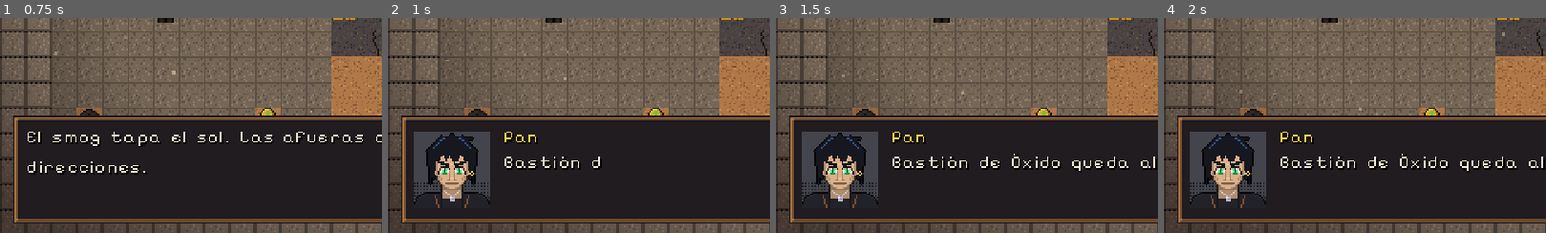
Above: before the commit, frames 1-4 (left to right).
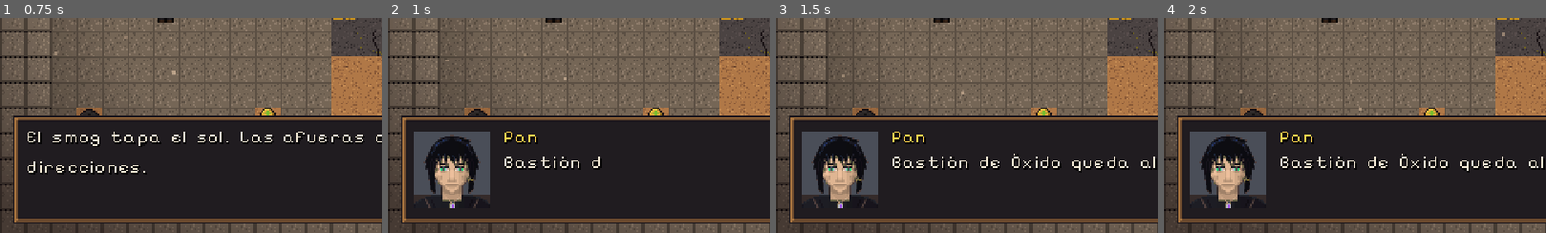
Above: after the commit, the same moments.

Repository: Darg6/Pan
Game: Godot game, scene res://escenas/mapas/superficie.tscn
The game is run twice, just before and just after one commit, with the same random seed, the same clock (stepped at 60 frames per second) and the same inputs. This scene is started directly instead of the project's main scene. The engine's default icon, where the game draws it, is replaced by a stand-in: a white triangle on a blue panel in a dark square.
Inputs (mouse positions are % of the whole screen's width and height, from its top left):
- Up to frame 1 (0.75 s): tap Enter (ui_accept) at 0.5 s; move the mouse to (72, 45) at 0.52 s; hold D (mover_derecha) from 0.53 s (still down); hold E (interactuar) from 0.53 s (still down); click (72, 45) at 0.67 s
- Up to frame 2 (1 s): keep holding D (mover_derecha); keep holding E (interactuar); tap Enter (ui_accept) at 0.77 s
- Up to frame 3 (1.5 s): release D (mover_derecha) at 1.25 s; release E (interactuar) at 1.25 s; drag from (30, 55) to (45, 70) at 1.27 s
- Up to frame 4 (2 s): no input
The pictures show only the part of the screen within x 0-50%, y 50-100%; the shares and areas given below are measured in that part.

Frame 1 is identical in both runs. In frame 2, 1.7% of the frame differs, in the area x 6-27%, y 53-89%; in frame 3, 1.7%; in frame 4, 1.7%.

Commit message:
Caras HD de Pan, Diego y Danitza y fondos de batalla por lugar
- Retratos de Pan, Diego y Danitza dibujados en alta resolución con los
  rasgos de la descripción y reducidos a 48x48 con su propia paleta.
- Hojas de concepto con la versión HD de cada uno.
- Fondos de combate por capas para páramo, pastizal y chatarra: cielo,
  nubes que pasan, montañas, ruinas con chimeneas y suelo.
- Humo que sale de las chimeneas y polvo con viento en el pastizal.
- Cada zona de encuentro elige su fondo; el Recluta pelea en la chatarra.

Co-Authored-By: Claude Opus 5.5 <noreply@anthropic.com>
Claude-Session: https://claude.ai/code/session_015aRzpBWUr9Mgv2SkqPpeP2

Diff:
--- /dev/null
+++ b/arte/fondos/fondos.json
@@ -0,0 +1,33 @@
+{
+	"paramo": {
+		"humo": [
+			[
+				179,
+				42
+			],
+			[
+				193,
+				54
+			],
+			[
+				407,
+				36
+			]
+		]
+	},
+	"pastizal": {
+		"humo": []
+	},
+	"chatarra": {
+		"humo": [
+			[
+				433,
+				52
+			],
+			[
+				255,
+				46
+			]
+		]
+	}
+}
--- a/datos/huellas.json
+++ b/datos/huellas.json
@@ -6,16 +6,16 @@
  "res://escenas/combate.tscn": "a3c4927690c1cffc720369d619bc944c",
  "res://escenas/intro.tscn": "19946f7eac0b2f05e0f04f7fe9f00f03",
  "res://escenas/mapas/refugio_cero.tscn": "c375e67a8fb662f250a7f1753ddd6e54",
- "res://escenas/mapas/superficie.tscn": "339a9aa7dc32d37438f06444fd6313a1",
+ "res://escenas/mapas/superficie.tscn": "fe37892b7f900b89769b4541e4883ae8",
  "res://escenas/pan.tscn": "445975d5b2a04298c6283ac95716b759",
  "res://escenas/titulo.tscn": "8b1f1d97f2a1f5a033341927f35fc137",
  "res://escenas/ui/caja_dialogo.tscn": "345dc5ec78f621138acf7bbc5efbb2ec",
  "res://escenas/ui/hud.tscn": "95d2920d14ddf9b6d69206564cf7beff",
- "res://scripts/ambiente.gd": "1f92dc40e3bda44b74e0a402b84059b5",
+ "res://scripts/ambiente.gd": "5bd037be73314323140ecbd6b0b3bbad",
  "res://scripts/caja_dialogo.gd": "bc9421886ef11cd7db4b55be29d937f0",
- "res://scripts/combate.gd": "ddb0e295039ddf1df44fe0d055690e42",
+ "res://scripts/combate.gd": "fadea84e652bdf0e845548d85a02ca88",
  "res://scripts/disparador.gd": "03f17ab3b21965db2711f7a88d7f9228",
- "res://scripts/historia.gd": "3fbb5463bb93e1f23574316122856385",
+ "res://scripts/historia.gd": "d21214222ab84f3178c571f339033110",
  "res://scripts/hud.gd": "7acb61ccdcd3ab5d72d47e3931c6da3e",
  "res://scripts/interactuable.gd": "05991e1389cad32b1fba4fa73c14cc5f",
  "res://scripts/intro.gd": "4ae1cd9fcd1ce6ab3d46bd1df70e1e16",
@@ -26,5 +26,5 @@
  "res://scripts/pan.gd": "6c0632546f4aad9f5cbeddcd6914e28b",
  "res://scripts/sonido.gd": "ae93750fc8adc64483fd8716a16df616",
  "res://scripts/titulo.gd": "814e33f6b74c745987b34dde94f8da6a",
- "res://scripts/zona_encuentro.gd": "61e6c4beade1819382ce7140b84ffda9"
+ "res://scripts/zona_encuentro.gd": "6375730a3a3b872636c3b5e91a8c99ae"
 }
--- a/escenas/mapas/superficie.tscn
+++ b/escenas/mapas/superficie.tscn
@@ -50,6 +50,7 @@
 nivel_minimo = 1
 nivel_maximo = 3
 probabilidad = 0.12
+fondo = "paramo"
 
 [node name="PastizalBastion" type="Node2D" parent="Zonas"]
 position = Vector2(816, 192)
@@ -59,6 +60,7 @@
 nivel_minimo = 2
 nivel_maximo = 3
 probabilidad = 0.12
+fondo = "chatarra"
 
 [node name="Disparadores" type="Node2D" parent="."]
 
--- a/scripts/ambiente.gd
+++ b/scripts/ambiente.gd
@@ -58,6 +58,50 @@
 	g.set_color(0, Color(1.0, 0.92, 0.7, 0.0))
 	g.set_color(1, Color(1.0, 0.92, 0.7, 0.0))
 	g.add_point(0.5, Color(1.0, 0.92, 0.7, 0.45))
+	p.color_ramp = g
+	return p
+
+
+## Humo oscuro que sale de una chimenea y se lo lleva el viento.
+static func humo(pos: Vector2) -> CPUParticles2D:
+	var p := CPUParticles2D.new()
+	p.position = pos
+	p.amount = 24
+	p.lifetime = 5.0
+	p.preprocess = 5.0
+	p.texture = _pixel(2)
+	p.emission_shape = CPUParticles2D.EMISSION_SHAPE_RECTANGLE
+	p.emission_rect_extents = Vector2(2, 1)
+	p.direction = Vector2(0.3, -1)
+	p.spread = 12
+	p.gravity = Vector2(3, -2)
+	p.initial_velocity_min = 4
+	p.initial_velocity_max = 7
+	p.scale_amount_min = 1.5
+	p.scale_amount_max = 2.5
+	var curva := Curve.new()
+	curva.add_point(Vector2(0, 0.6))
+	curva.add_point(Vector2(1, 3.0))
+	p.scale_amount_curve = curva
+	var g := Gradient.new()
+	g.offsets = PackedFloat32Array([0.0, 0.35, 1.0])
+	g.colors = PackedColorArray([Color(0.3, 0.26, 0.28, 0.9), Color(0.5, 0.45, 0.47, 0.6), Color(0.62, 0.57, 0.58, 0.0)])
+	p.color_ramp = g
+	return p
+
+
+## Polvo que el viento arrastra a ras del suelo (pastizales).
+static func viento(area: Vector2) -> CPUParticles2D:
+	var p := _base(34, 5.0, area)
+	p.direction = Vector2(1, -0.05)
+	p.spread = 6
+	p.gravity = Vector2(0, 0)
+	p.initial_velocity_min = 30
+	p.initial_velocity_max = 55
+	var g := Gradient.new()
+	g.set_color(0, Color(1.0, 0.9, 0.6, 0.0))
+	g.set_color(1, Color(1.0, 0.9, 0.6, 0.0))
+	g.add_point(0.3, Color(1.0, 0.92, 0.65, 0.75))
 	p.color_ramp = g
 	return p
 
--- a/scripts/combate.gd
+++ b/scripts/combate.gd
@@ -62,6 +62,7 @@
 	tipo = datos.get("tipo", "salvaje")
 	Sonido.musica("combate")
 	Sonido.ambiente("viento")
+	_armar_fondo(str(datos.get("fondo", "paramo")))
 	var ceniza := Ambiente.ceniza(Vector2(480, 270))
 	ceniza.position = Vector2(240, 135)
 	ceniza.z_index = 0
@@ -695,9 +696,69 @@
 	sombra.texture = TEX_SOMBRA
 	sombra.scale = Vector2(tam_sombra, 1.0)
 	escenario.add_child(sombra)
-	escenario.move_child(sombra, 1)  # justo encima del fondo, debajo de todos los sprites
+	escenario.move_child(sombra, _capas_fondo)  # justo encima del fondo, debajo de todos los sprites
 	_sombras[s] = sombra
 	_colocar(s, pos)
+
+
+# ---------------------------------------------------------------------------
+# Fondo por capas: cielo, nubes que pasan, montañas, ruinas con humo y suelo.
+# Cada lugar tiene el suyo (arte/fondos/<lugar>_<capa>.png); el lugar viene en Juego.encuentro["fondo"].
+# ---------------------------------------------------------------------------
+var _capas_fondo := 1          # cuántos nodos de fondo hay al principio del escenario
+var _nubes: Sprite2D
+var _paralaje: Array = []      # [sprite, cuánto se mece]
+var _t_fondo := 0.0
+
+
+func _armar_fondo(lugar: String) -> void:
+	var base := "res://arte/fondos/%s_" % lugar
+	var cielo := Juego.textura(base + "cielo.png")
+	if cielo == null:
+		return  # se queda el fondo de siempre
+	var fondo: TextureRect = $Escenario/Fondo
+	fondo.texture = cielo
+	var indice := fondo.get_index() + 1
+	var humos: Array = Juego._leer_json("res://arte/fondos/fondos.json").get(lugar, {}).get("humo", [])
+	for capa in ["nubes", "lejos", "medio", "suelo"]:
+		var tex := Juego.textura(base + capa + ".png")
+		if tex == null:
+			continue
+		var s := Sprite2D.new()
+		s.texture = tex
+		s.centered = false
+		if capa == "nubes":   # se repite y se desplaza despacio
+			s.texture_repeat = CanvasItem.TEXTURE_REPEAT_ENABLED
+			s.region_enabled = true
+			s.region_rect = Rect2(0, 0, 480, tex.get_height())
+			_nubes = s
+		escenario.add_child(s)
+		escenario.move_child(s, indice)
+		indice += 1
+		if capa == "lejos":
+			_paralaje.append([s, 1.0])
+		elif capa == "medio":
+			_paralaje.append([s, 2.0])
+			for p in humos:   # humo de las chimeneas, justo encima de las ruinas
+				var h := Ambiente.humo(Vector2(p[0], p[1]))
+				escenario.add_child(h)
+				escenario.move_child(h, indice)
+				indice += 1
+	if lugar == "pastizal":
+		var v := Ambiente.viento(Vector2(480, 120))
+		v.position = Vector2(0, 200)
+		escenario.add_child(v)
+		escenario.move_child(v, indice)
+		indice += 1
+	_capas_fondo = indice
+
+
+func _mover_fondo(delta: float) -> void:
+	_t_fondo += delta
+	if _nubes:
+		_nubes.region_rect.position.x = fmod(_t_fondo * 3.0, float(_nubes.texture.get_width()))
+	for par in _paralaje:   # las montañas y ruinas se mecen apenas (sensación de profundidad)
+		par[0].position.x = roundf(sin(_t_fondo * 0.35) * par[1])
 
 
 ## Pone al sprite en su lugar de reposo (los pies tocan el suelo en `pos`).
@@ -706,7 +767,8 @@
 	s.set_meta("base", pos)
 
 
-func _process(_delta: float) -> void:
+func _process(delta: float) -> void:
+	_mover_fondo(delta)
 	for s in _sombras:
 		var sombra: Sprite2D = _sombras[s]
 		var base: Vector2 = s.get_meta("base", s.position)
--- a/scripts/historia.gd
+++ b/scripts/historia.gd
@@ -118,6 +118,7 @@
 	await mapa.iniciar_combate({
 		"tipo": "entrenador",
 		"evento": "recluta",
+		"fondo": "chatarra",
 		"tutorial": true,
 		"entrenador": { "nombre": "Recluta de Chatarra", "sprite": "res://arte/personajes/recluta_combate.png" },
 		"equipo": [{ "id": "oso_de_escoria", "nivel": 1 }],
@@ -183,6 +184,7 @@
 			await mapa.iniciar_combate({
 				"tipo": "tutorial_captura",
 				"evento": "gato",
+				"fondo": "paramo",
 				"equipo": [{ "id": "gato_mutado", "nivel": 1 }],
 			})
 		"recluta":
--- a/scripts/zona_encuentro.gd
+++ b/scripts/zona_encuentro.gd
@@ -14,6 +14,8 @@
 @export var nivel_maximo := 2
 ## Probabilidad de encuentro en cada paso sobre pasto (0.12 = 12%)
 @export_range(0.0, 1.0) var probabilidad := 0.12
+## Fondo del combate: "paramo", "pastizal" o "chatarra" (arte/fondos/<fondo>_*.png)
+@export var fondo := "pastizal"
 
 
 func _ready() -> void:
@@ -28,6 +30,7 @@
 func elegir_encuentro() -> Dictionary:
 	return {
 		"tipo": "salvaje",
+		"fondo": fondo,
 		"equipo": [{ "id": criaturas.pick_random(), "nivel": randi_range(nivel_minimo, nivel_maximo) }],
 	}
 
Binary file changed: arte/cinematica/03_familia.png
Binary file changed: arte/cinematica/04_huida.png
Binary file changed: arte/cinematica/05_callejon.png
Binary file changed: arte/conceptos/diego_y_danitza.png
Binary file changed: arte/conceptos/pan.png
Binary file added: arte/fondos/chatarra_cielo.png
Not shown, added: arte/fondos/chatarra_cielo.png.import
Binary file added: arte/fondos/chatarra_lejos.png
Not shown, added: arte/fondos/chatarra_lejos.png.import
Binary file added: arte/fondos/chatarra_medio.png
Not shown, added: arte/fondos/chatarra_medio.png.import
Binary file added: arte/fondos/chatarra_nubes.png
(and 32 more such lines)
